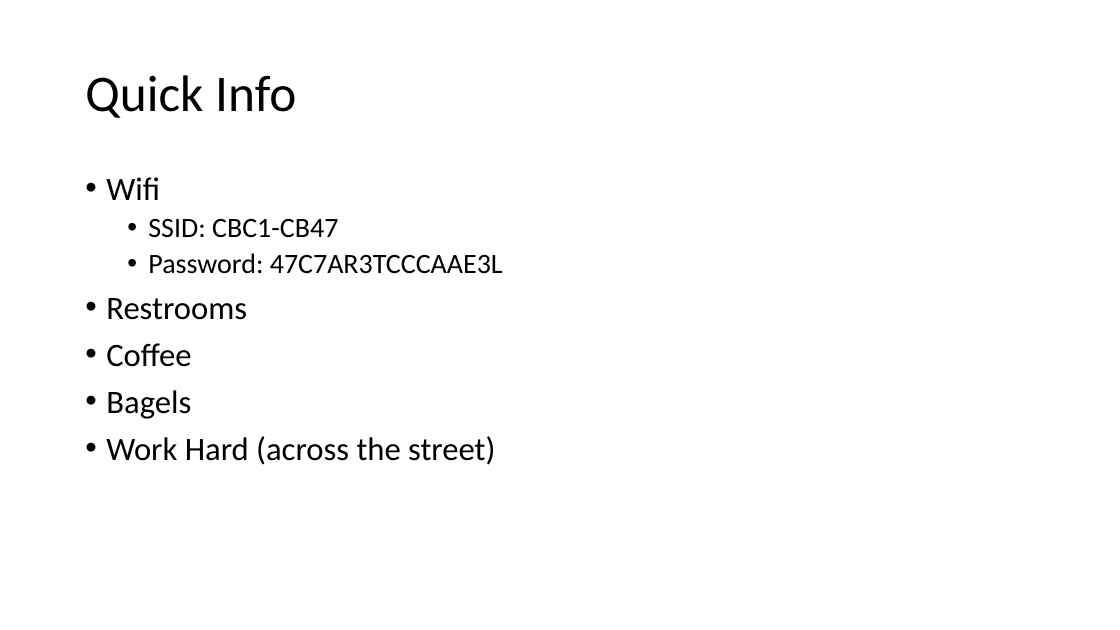
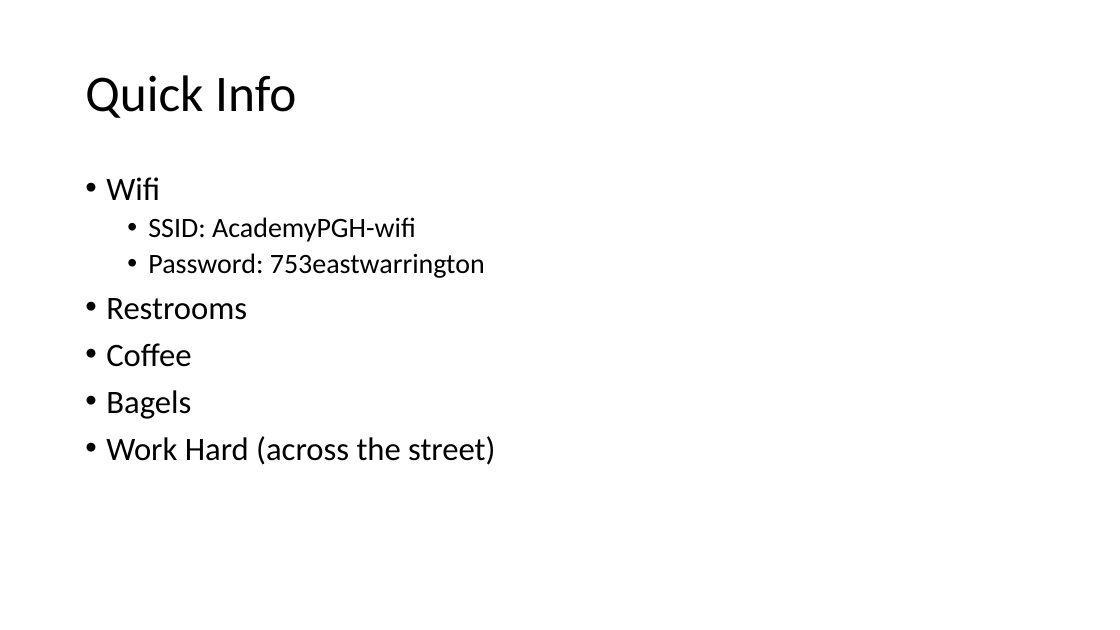
Before and after one commit to uugengiven/academypgh, a slide deck: slide 2 of Code/Slides/Academy PGH 1.1.pptx. Drawn at 1120x630 pixels with LibreOffice and Linux fonts; fonts in the diff are those of the drawing. Boxes give left, top, right and bottom in pixels: in the first picture for what was removed or moved away, otherwise in the second. Text is boxed around its words. In the diff, an @@ line names an element or a change of style, - is before the commit and + after.

Commit message:
Update C# Slides

```diff
--- a/Code/Slides/Academy PGH 1.1.pptx
+++ b/Code/Slides/Academy PGH 1.1.pptx
@@ text at <box>148,217,485,278</box>: text changed @@
-  • SSID: CBC1-CB47
-  • Password: 47C7AR3TCCCAAE3L
+  • SSID: AcademyPGH-wifi
+  • Password: 753eastwarrington
```
Also in this commit, not shown: 2 other slides changed, 7 slides added.
